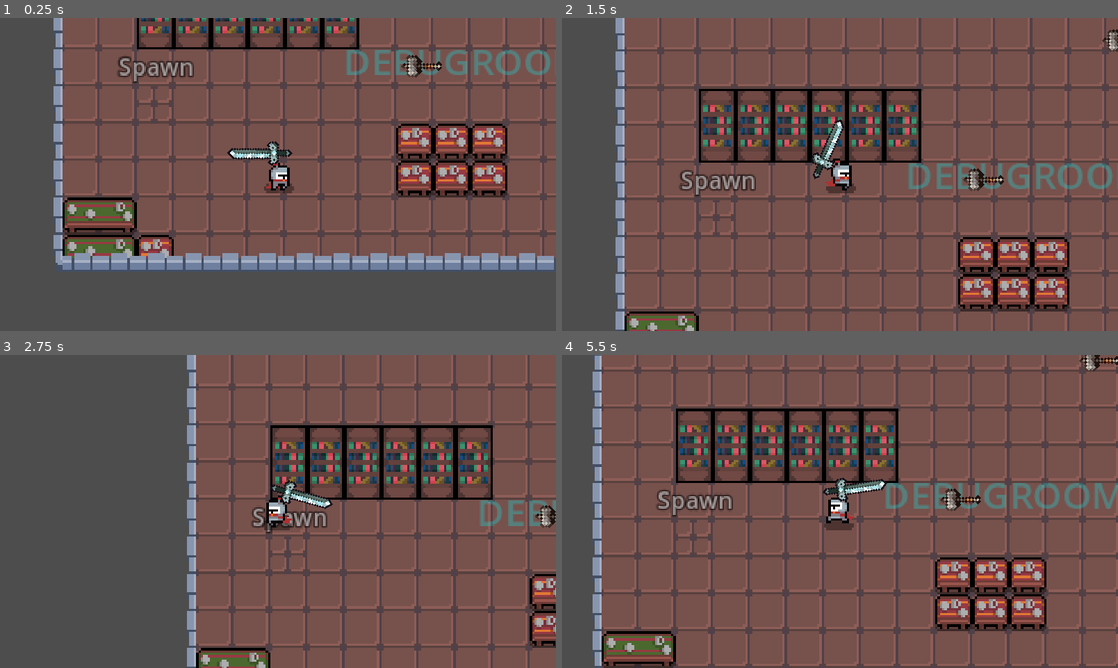
Above: before the commit, frames 1-4 (two rows, left to right).
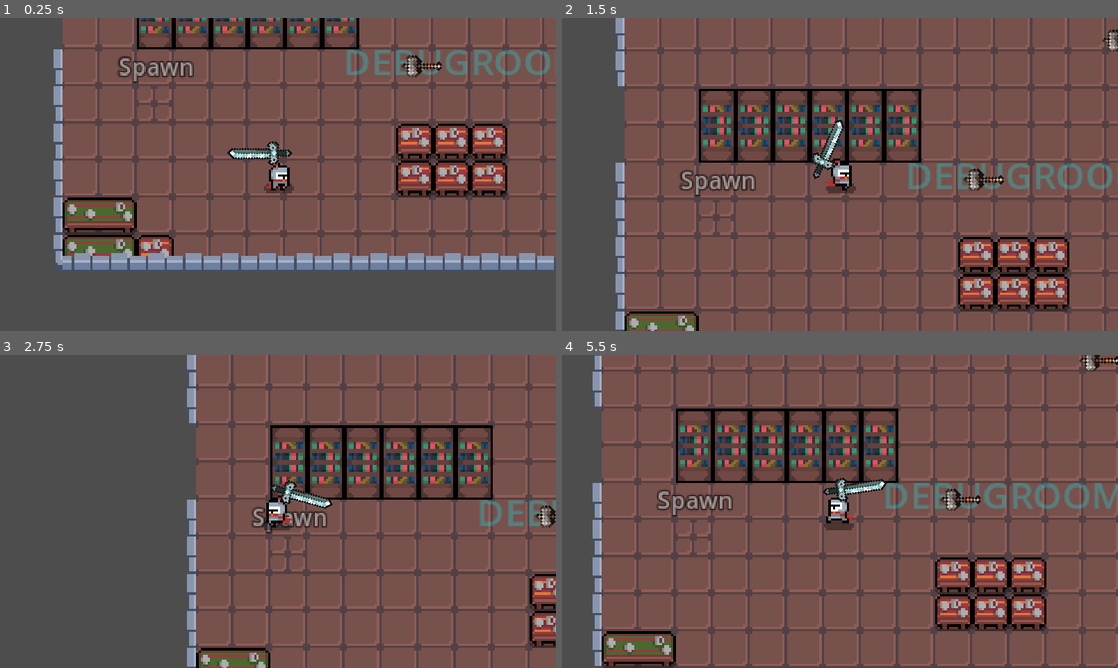
Above: after the commit, the same moments.

Repository: JNneko-S/Godot-RougelikeProject
Game: Godot game, scene res://TestDubugRoom.tscn
Same seed, same stepped clock (60 frames per second), same inputs: the game is played once before the commit and once after it. This scene is started directly instead of the project's main scene.
Inputs (mouse positions are in pixels of both pictures, inside the frame that each line leads up to):
- Up to frame 1 (0.25 s): no input
- Up to frame 2 (1.5 s): move the mouse to (812, 237) at 0.52 s; hold W (UI_Up) from 0.53 s (still down); click (812, 237) at 0.6 s; move the mouse to (1006, 221) at 1.27 s; tap Mouse wheel up (UI_next_weapon) at 1.35 s
- Up to frame 3 (2.75 s): move the mouse to (111, 464) at 2.02 s; release W (UI_Up) at 2.03 s; hold A (UI_Left) from 2.03 s (still down); tap Mouse wheel down (UI_previous_weapon) at 2.1 s
- Up to frame 4 (5.5 s): move the mouse to (867, 511) at 2.77 s; tap Q (UI_throw) at 2.85 s; move the mouse to (756, 433) at 3.52 s; release A (UI_Left) at 3.53 s; hold S (UI_Back) 3.53-4.28 s; click (756, 433) at 3.6 s; move the mouse to (962, 495) at 4.27 s; hold D (UI_Right) 4.28-5.03 s; tap Mouse wheel up (UI_next_weapon) at 4.35 s; move the mouse to (728, 527) at 5.02 s; hold W (UI_Up) from 5.03 s (still down); tap Mouse wheel down (UI_previous_weapon) at 5.1 s

The runs differ from the first frame. In frame 1, 0.1% of the frame differs, in the area x 9-12%, y 0-10%; in frame 2, 0.3%, in the area x 9-12%, y 22-46%; in frame 3, 0.3%; in frame 4, 0.3%.

Commit message:
pt13_fixed
再現性が中途半端なバグあり。
・何回も武器を2つ同時に拾うと消える
このバグが起こされると、二つの結果が起きる
一つはハンマーが消えて剣に切り替わる
二つはハンマーになってテクスチャが消える

Diff:
--- a/Rougelike_Project/Character/Player/Player.gd
+++ b/Rougelike_Project/Character/Player/Player.gd
@@ -34,6 +34,7 @@
 			_switch_weapon(DOWN)
 		elif Input.is_action_just_pressed("UI_throw") and current_weapon.get_index() != 0:
 			_drop_weapon()
+
 
 	current_weapon.get_input()
 
@@ -78,6 +79,8 @@
 
 	var throw_dir : Vector2 = (get_global_mouse_position() - position).normalized()
 	weapon_to_drop.interpolate_pos(position, position + throw_dir * 50)
+
+	print("武器を捨てる")
 ###
 
 func cancel_attack() -> void:
--- a/Rougelike_Project/Rooms.gd
+++ b/Rougelike_Project/Rooms.gd
@@ -1,7 +1,7 @@
 extends Node2D
 
 const SPAWN_ROOMS: Array = [preload("res://Rooms/SpawnRoom0.tscn"),preload("res://Rooms/SpawnRoom1.tscn")]
-const INTERMEDIATE_ROOMS: Array = [preload("res://Rooms/Room0.tscn"),preload("res://Rooms/Room1.tscn")]
+const INTERMEDIATE_ROOMS: Array = [preload("res://Rooms/Room0.tscn"),preload("res://Rooms/Room1.tscn"),preload("res://Rooms/Room2.tscn")]
 const END_ROOMS: Array = [preload("res://Rooms/EndRoom0.tscn")]
 
 const TILE_SIZE : int = 16
--- a/Rougelike_Project/Rooms/Room1.tscn
+++ b/Rougelike_Project/Rooms/Room1.tscn
@@ -21,7 +21,7 @@
 layer_2/tile_data = PackedInt32Array(65544, 262144, 1, 131083, 0, 0, 65551, 458752, 5, 65540, 458752, 5, 65547, 262144, 0, 9, 458752, 6, 10, 524288, 6)
 
 [node name="FurnitureTileMap" parent="." index="2"]
-layer_0/tile_data = PackedInt32Array(393224, 327680, 1, 3932 …(394 unchanged characters)…  1, 720900, 0, 1, 720901, 65536, 1, 65541, 131072, 0, 65542, 131072, 0, 65543, 131072, 0, 65548, 131072, 0, 65549, 131072, 0, 65550, 131072, 0, 131077, 131072, 536870912, 131078, 131072, 536870912, 131079, 131072, 536870912, 131086, 131072, 536870912, 131085, 131072, 536870912, 131084, 131072, 536870912, 327690, 327680, 1)
+layer_0/tile_data = PackedInt32Array(393224, 327680, 1, 3932 …(394 unchanged characters)…  1, 720900, 0, 1, 720901, 65536, 1, 65542, 131072, 0, 65543, 131072, 0, 65548, 131072, 0, 65549, 131072, 0, 65550, 131072, 0, 131077, 131072, 536870912, 131078, 131072, 536870912, 131079, 131072, 536870912, 131086, 131072, 536870912, 131085, 131072, 536870912, 131084, 131072, 536870912, 327690, 327680, 1, 65541, 131072, 0)
 
 [node name="Marker2D" type="Marker2D" parent="Entrance" index="0"]
 position = Vector2(152, 200)
--- a/Rougelike_Project/TestDubugRoom.tscn
+++ b/Rougelike_Project/TestDubugRoom.tscn
@@ -29,7 +29,7 @@
 layer_1/tile_data = PackedInt32Array(65537, 458752, 4, 65538, 458752, 4, 65539, 458752, 4, 65540, 458752, 4, 65541, 458 …(277 unchanged characters)…
 layer_2/name = "UpperWall"
 layer_2/z_index = 1
-layer_2/tile_data = PackedInt32Array(13, 65536, 7, 10, 32768 …(464 unchanged characters)… , 196608, 262144, 5, 262144, 262144, 5, 327680, 262144, 5, 393216, 262144, 5, 458752, 262144, 5, 524288, 262144, 5, 58 …(813 unchanged characters)…
+layer_2/tile_data = PackedInt32Array(13, 65536, 7, 10, 32768 …(464 unchanged characters)… , 196608, 262144, 5, 262144, 262144, 5, 458752, 262144, 5, 524288, 262144, 5, 58 …(813 unchanged characters)…
 
 [node name="Label" type="Label" parent="TileMap" index="0"]
 modulate = Color(1, 1, 1, 0.529412)
--- a/Rougelike_Project/Weapons/Weapon.gd
+++ b/Rougelike_Project/Weapons/Weapon.gd
@@ -66,3 +66,4 @@
 
 func _on_Tween_tween_complated() -> void:
 	PlayerDetector.set_collision_mask_value(2,true)
+	on_floor = true
--- a/Rougelike_Project/game.tscn
+++ b/Rougelike_Project/game.tscn
@@ -40,6 +40,7 @@
 
 [node name="Room" type="Node2D" parent="."]
 script = ExtResource("5_q6lld")
+num_levels = 7
 
 [node name="Player" parent="." instance=ExtResource("1_cgjrj")]
 y_sort_enabled = true
